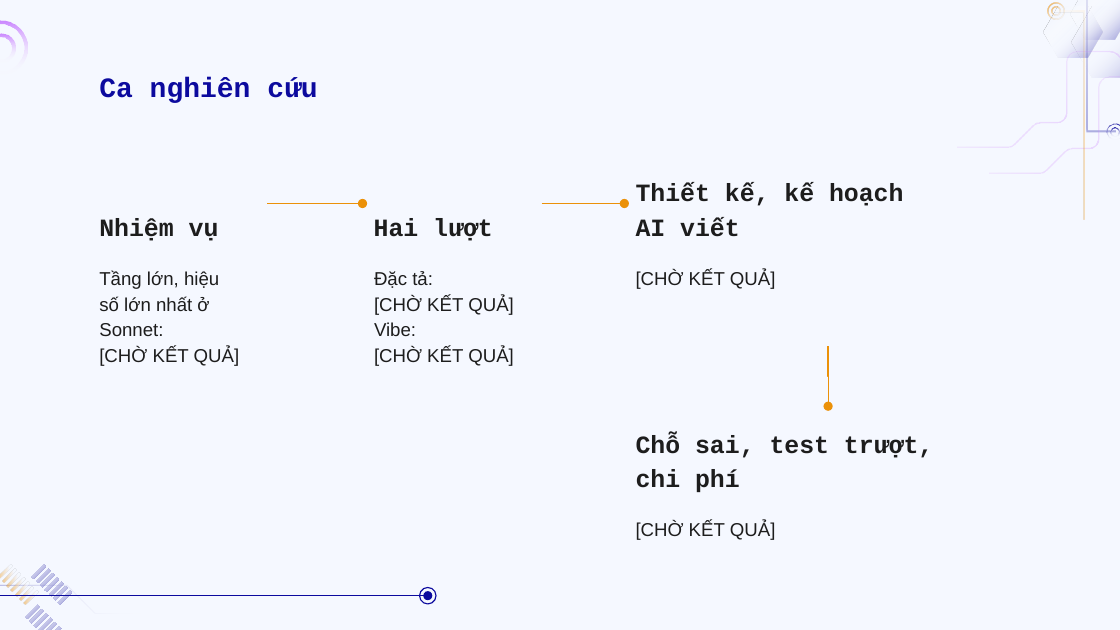
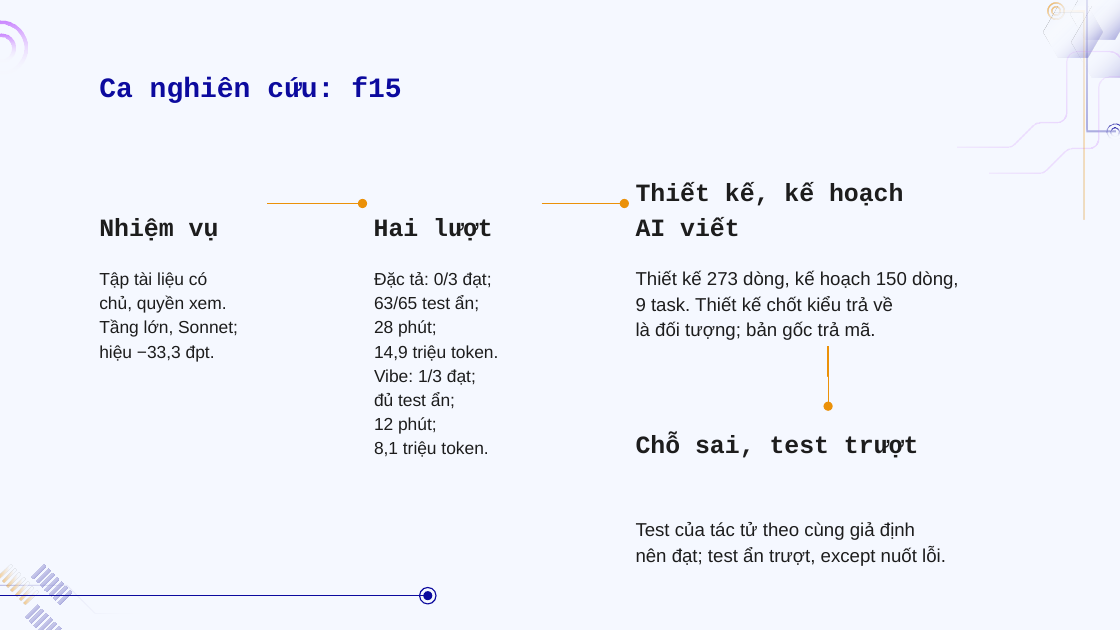
Before and after one commit to doanan293/vipharmind-ai-sdlc-study, a slide deck: slide 21 of docs/presentation/vipharmind-slides.pptx (slide 20 before the commit). Drawn at 1120x630 pixels with LibreOffice and Linux fonts; fonts in the diff are those of the drawing; background and template pictures are left out. Boxes give left, top, right and bottom in pixels: in the first picture for what was removed or moved away, otherwise in the second. Text is boxed around its words. In the diff, an @@ line names an element or a change of style, - is before the commit and + after.

```diff
--- a/docs/presentation/vipharmind-slides.pptx
+++ b/docs/presentation/vipharmind-slides.pptx
@@ text at bbox=[99, 77, 401, 103]: text changed @@
-Ca nghiên cứu
+Ca nghiên cứu: f15
@@ text at bbox=[99, 272, 238, 361]: text changed; size 12 to 11.2 pt @@
-Tầng lớn, hiệu
-số lớn nhất ở
-Sonnet:
-[CHỜ KẾT QUẢ]
+Tập tài liệu có
+chủ, quyền xem.
+Tầng lớn, Sonnet;
+hiệu −33,3 đpt.
@@ text at bbox=[374, 272, 498, 457]: text changed; size 12 to 11.2 pt @@
-Đặc tả:
-[CHỜ KẾT QUẢ]
-Vibe:
-[CHỜ KẾT QUẢ]
+Đặc tả: 0/3 đạt;
+63/65 test ẩn;
+28 phút;
+14,9 triệu token.
+Vibe: 1/3 đạt;
+đủ test ẩn;
+12 phút;
+8,1 triệu token.
@@ text at bbox=[636, 271, 959, 340]: text changed @@
-[CHỜ KẾT QUẢ]
+Thiết kế 273 dòng, kế hoạch 150 dòng,
+9 task. Thiết kế chốt kiểu trả về
+là đối tượng; bản gốc trả mã.
@@ text at bbox=[636, 434, 918, 458]: text changed @@
-Chỗ sai, test trượt,
-chi phí
+Chỗ sai, test trượt
@@ text at bbox=[636, 522, 946, 566]: text changed @@
-[CHỜ KẾT QUẢ]
+Test của tác tử theo cùng giả định
+nên đạt; test ẩn trượt, except nuốt lỗi.
```
Also in this commit, not shown: 9 other slides changed, 3 slides added, 1 slide removed, 4 other files.
